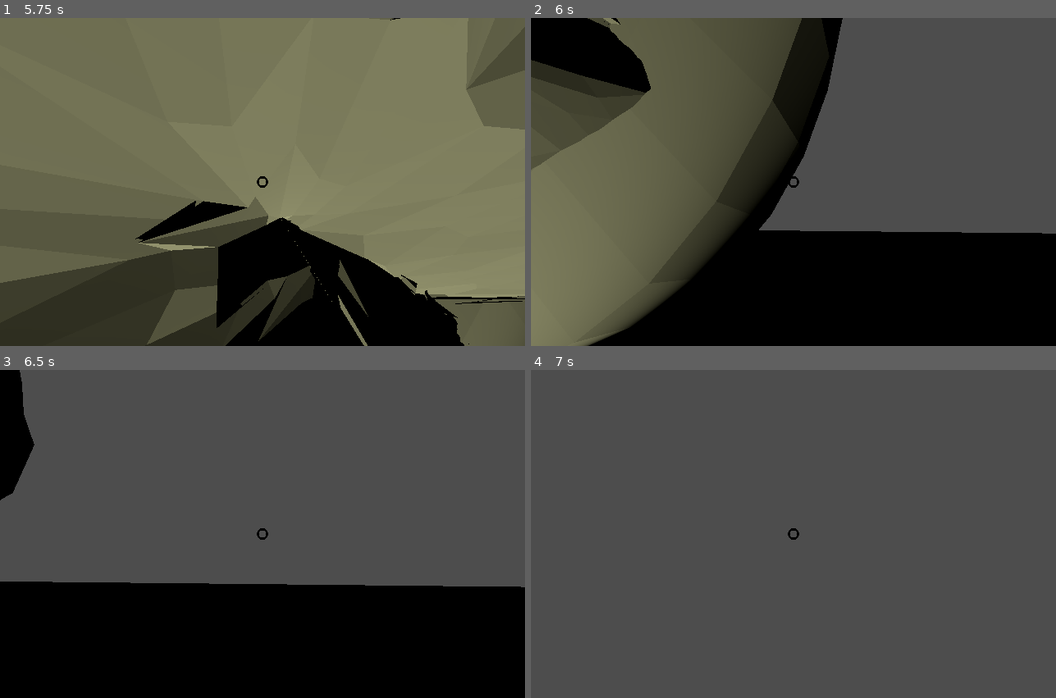
Above: before the commit, frames 1-4 (two rows, left to right).
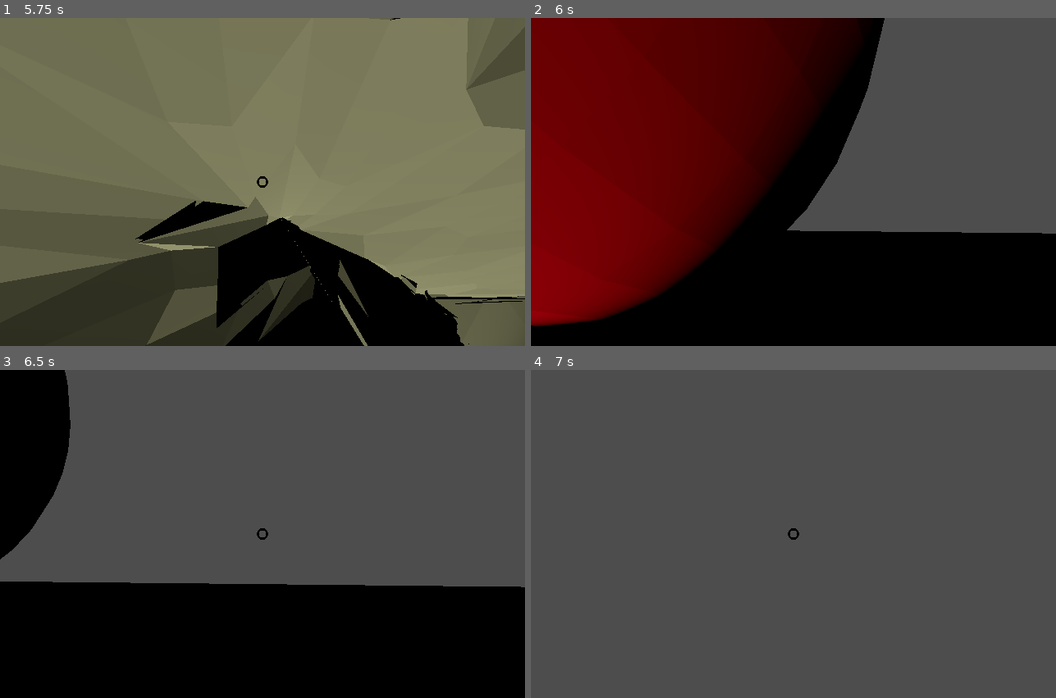
Above: after the commit, the same moments.

Repository: alt-romes/ggj24
Game: Godot game, scene res://Ragdoll.tscn
Two runs of this game, one before a commit and one after it. Both use one fixed random seed, a clock stepped at 60 frames per second and the inputs below. Sound files missing from this copy of the repository are replaced by a short silence.
Inputs (mouse positions are in pixels of both pictures, inside the frame that each line leads up to):
- Up to frame 1 (5.75 s): move the mouse to (288, 182) at 0.52 s; hold W (Forward) from 0.53 s (still down); tap Space (Space) at 0.6, 2.1, 3.6, 5, 5.1 s; click (288, 182) at 0.67 s; move the mouse to (236, 182) at 1.27 s; click (236, 182) at 1.35 s; move the mouse to (273, 175) at 2.02 s; move the mouse to (257, 188) at 2.77 s; click (257, 188) at 2.85 s; tap Enter at 3.5 s; move the mouse to (304, 185) at 3.52 s; move the mouse to (220, 178) at 4.27 s; click (220, 178) at 4.35 s; move the mouse to (267, 182) at 5.02 s; click (267, 182) at 5.17 s
- Up to frame 2 (6 s): move the mouse to (772, 175) at 5.77 s; release W (Forward) at 5.78 s; hold D (Right) from 5.78 s (still down); click (772, 175) at 5.85 s
- Up to frame 3 (6.5 s): keep holding D (Right)
- Up to frame 4 (7 s): move the mouse to (819, 534) at 6.52 s; release D (Right) at 6.53 s; hold W (Forward) from 6.53 s (still down); tap Space (Space) at 6.6 s

Frame 1 is identical in both runs. In frame 2, 46% of the frame differs, in the area x 0-68%, y 0-100%; in frame 3, 4.2%; in frame 4, nothing differs.
Error after the commit: Cannot call method 'add_child' on a null value. (res://Follower.gd:82)

Commit message:
ALMOST

Diff:
--- a/Follower.gd
+++ b/Follower.gd
@@ -35,7 +35,7 @@
 	projetiles.append("res://brick.tscn")
 	projetiles.append("res://projectile.tscn")
 
-	await get_tree().create_timer(5.0).timeout
+	await get_tree().create_timer(2.5).timeout
 
 	add_child(timer)
 	timer.wait_time = randf_range(3.2, 14.1)
@@ -75,18 +75,18 @@
 
 
 func throwSomething() -> void:
-	if randf() > 0.5:
-		# chosen projetile
-		assert(projetiles.size() > 0)
-		var i = randi() % projetiles.size()
-		var proj = load(projetiles[i]).instantiate()
-		get_tree().get_root().get_node("Root").add_child(proj)
-		proj.position = global_position
-		proj.rotation = Vector3.ZERO
-		proj.freeze = false
-		proj.visible = true
-		proj.apply_central_impulse(Vector3(0, 15, -15)*VEL)
-		proj.angular_velocity = Vector3(3, 0, 0)
+	# chosen projetile
+	assert(projetiles.size() > 0)
+	var i = randi() % projetiles.size()
+	var proj = load(projetiles[i]).instantiate()
+	get_tree().get_root().get_node("Root").add_child(proj)
+	proj.position = position + Vector3(0, 10, 0)
+	proj.rotation = Vector3.ZERO
+	proj.freeze = false
+	proj.visible = true
+	proj.apply_central_impulse(Vector3(0, 5, -15)*VEL)
+	print("throwing")
+	proj.angular_velocity = Vector3(3, 0, 0)
 
 func setNeutral() -> void:
 	face_normal.visible = true
--- a/Main.gd
+++ b/Main.gd
@@ -25,5 +25,5 @@
 		if f.state == 1:
 			totalHappy += 1
 
-	if totalHappy > 0.5*31:
+	if totalHappy > 0.9*31:
 		winscreen.visible = true
--- a/Main.tscn
+++ b/Main.tscn
@@ -32,6 +32,21 @@
 volumetric_fog_detail_spread = 6.0
 adjustment_enabled = true
 
+[sub_resource type="Animation" id="Animation_0jwte"]
+length = 0.001
+tracks/0/type = "value"
+tracks/0/imported = false
+tracks/0/enabled = true
+tracks/0/path = NodePath("Title:visible")
+tracks/0/interp = 1
+tracks/0/loop_wrap = true
+tracks/0/keys = {
+"times": PackedFloat32Array(0),
+"transitions": PackedFloat32Array(1),
+"update": 1,
+"values": [true]
+}
+
 [sub_resource type="Animation" id="Animation_6ll7v"]
 resource_name = "fade_title"
 length = 5.0
@@ -48,21 +63,6 @@
 "values": [false, true, false]
 }
 
-[sub_resource type="Animation" id="Animation_0jwte"]
-length = 0.001
-tracks/0/type = "value"
-tracks/0/imported = false
-tracks/0/enabled = true
-tracks/0/path = NodePath("Title:visible")
-tracks/0/interp = 1
-tracks/0/loop_wrap = true
-tracks/0/keys = {
-"times": PackedFloat32Array(0),
-"transitions": PackedFloat32Array(1),
-"update": 1,
-"values": [true]
-}
-
 [sub_resource type="AnimationLibrary" id="AnimationLibrary_j1dgf"]
 _data = {
 "RESET": SubResource("Animation_0jwte"),
Not shown: 1 places in Main.tscn that only renumber resources
